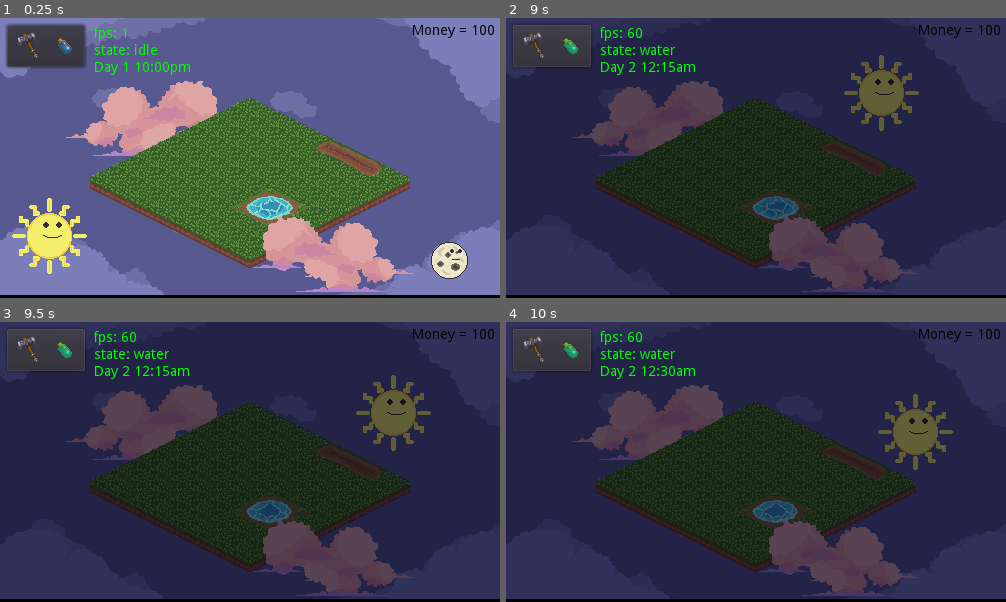
Above: before the commit, frames 1-4 (two rows, left to right).
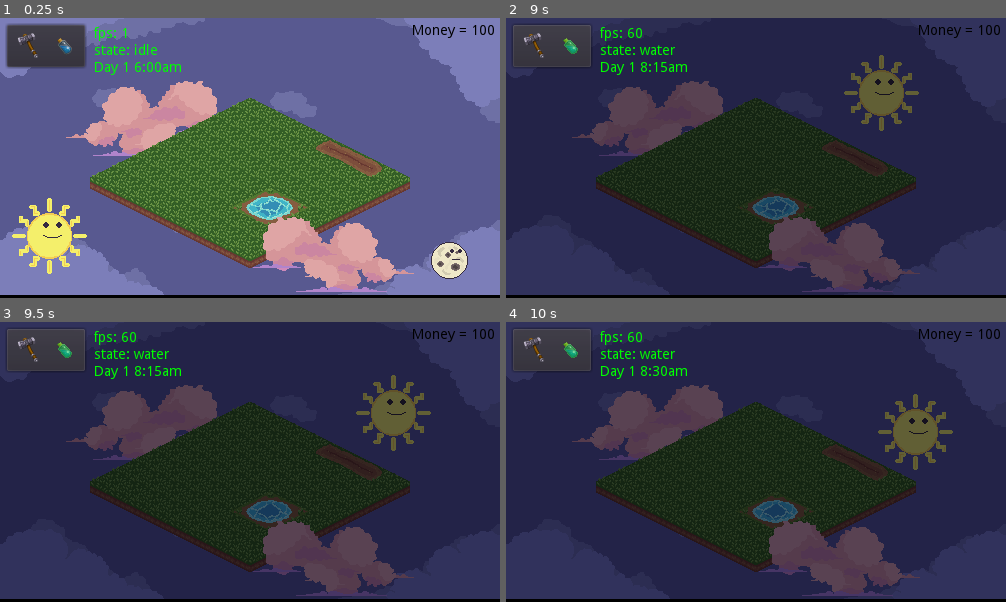
Above: after the commit, the same moments.

Repository: Valentino-02/New-Wild-Jam
Game: Godot game, scene res://src/levels/Test_Level.tscn
Two runs of this game, one before a commit and one after it. Both use one fixed random seed, a clock stepped at 60 frames per second and the inputs below.
Inputs (mouse positions are in pixels of both pictures, inside the frame that each line leads up to):
- Up to frame 1 (0.25 s): no input
- Up to frame 2 (9 s): click (536, 46) at 0.5 s; click (571, 46) at 1.25 s; click (536, 46) at 2 s; click (576, 96) at 2.77 s; click (571, 46) at 3.5 s; click (536, 46) at 4.25 s; click (576, 96) at 5.02 s; click (571, 46) at 5.75 s; tap Enter at 6.5 s; press the mouse at (571, 46) at 6.53 s; move the mouse to (656, 172) at 7.27 s; release the mouse at (656, 172) at 7.28 s; right-click (656, 172) at 7.35 s; click (656, 172) at 7.42 s; move the mouse to (806, 96) at 8.02 s; hold Space (space) 8.03-8.78 s; click (806, 96) at 8.17 s; move the mouse to (731, 214) at 8.77 s; click (731, 214) at 8.85 s
- Up to frame 3 (9.5 s): no input
- Up to frame 4 (10 s): move the mouse to (906, 504) at 9.52 s; hold Right mouse button (right_click) from 9.53 s (still down); click (906, 504) at 9.67 s

The runs differ from the first frame. In frame 1, 0.2% of the frame differs, in the area x 27-38%, y 15-21%; in frame 2, 0.2%, in the area x 24-38%, y 15-20%; in frame 3, 0.2%; in frame 4, 0.2%.

Commit message:
Change starting time of day

Diff:
--- a/src/systems/managers/Time_Manager.gd
+++ b/src/systems/managers/Time_Manager.gd
@@ -7,7 +7,7 @@
 var time_scale = 24*60*60/day_duration # how many in game seconds should pass every second
 var time_counter = 0
 
-var time: int = date_to_int(1, 22, 0)
+var time: int = date_to_int(1, 6, 0)
 
 # 0bddddddddddddddddhhhhhhhhmmmmmmmm
 # First 16 bits are for the day, next 8 are hour, final 8 are minute
